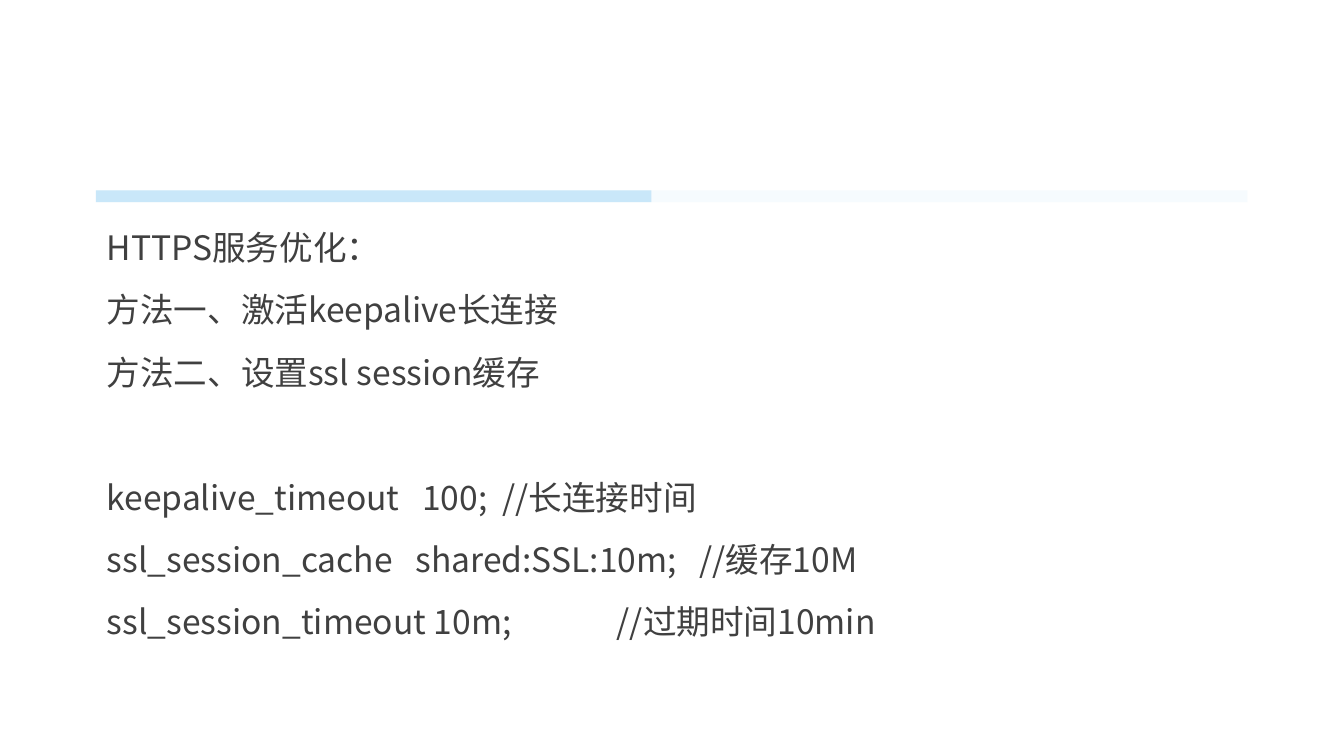
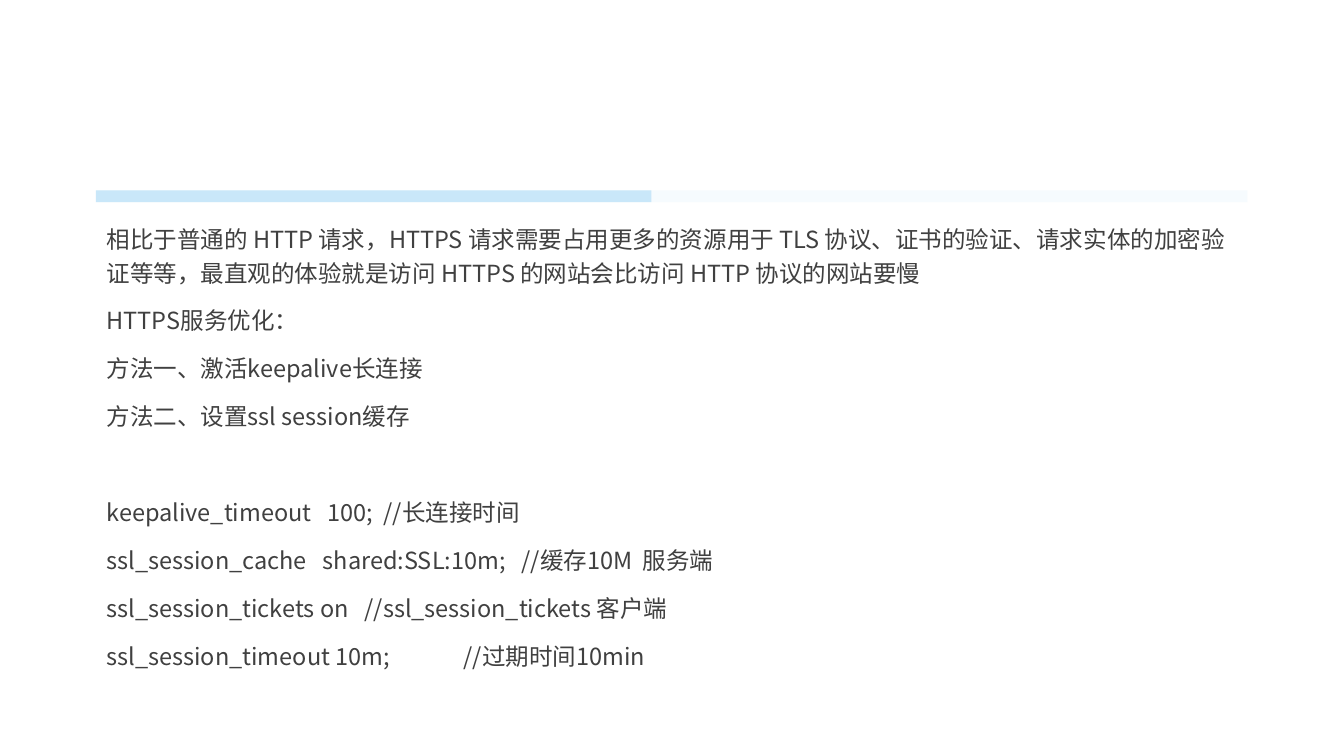
Before and after one commit to kakaisaname/php, a slide deck: slide 60 of nginx/Nginx.pptx. Drawn at 1344x756 pixels with LibreOffice and Linux fonts; fonts in the diff are those of the drawing; background and template pictures are left out. Boxes give left, top, right and bottom in pixels: in the first picture for what was removed or moved away, otherwise in the second. Text is boxed around its words. In the diff, an @@ line names an element or a change of style, - is before the commit and + after.

```diff
--- a/nginx/Nginx.pptx
+++ b/nginx/Nginx.pptx
@@ text at <box>107,228,1225,284</box>: paragraph added @@
+相比于普通的 HTTP 请求，HTTPS 请求需要占用更多的资源用于 TLS 协议、证书的验证、请求实体的加密验证等等，最直观的体验就是访问 HTTPS 的网站会比访问 HTTP 协议的网站要慢
@@ text at <box>107,309,645,669</box>: size 24 to 16.8 pt in "HTTPS服务优化：", "方法一、激活keepalive长连接", "方法二、设置ssl session缓存", "keepalive_timeout 100; //长连接时间" and 1 more places @@
@@ text at <box>107,549,714,621</box>: text changed; size 24 to 16.8 pt @@
-ssl_session_cache shared:SSL:10m; //缓存10M
+ssl_session_cache shared:SSL:10m; //缓存10M 服务端
+ssl_session_tickets on //ssl_session_tickets 客户端
```
Also in this commit, not shown: 18 other slides changed, 4 slides added, 3 slides removed.
